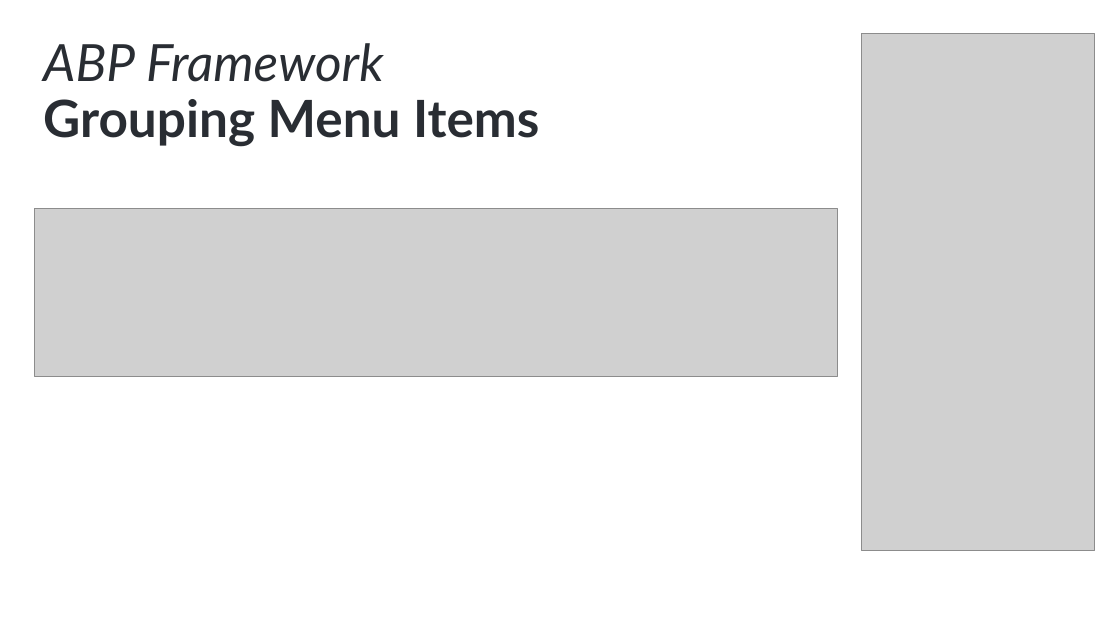
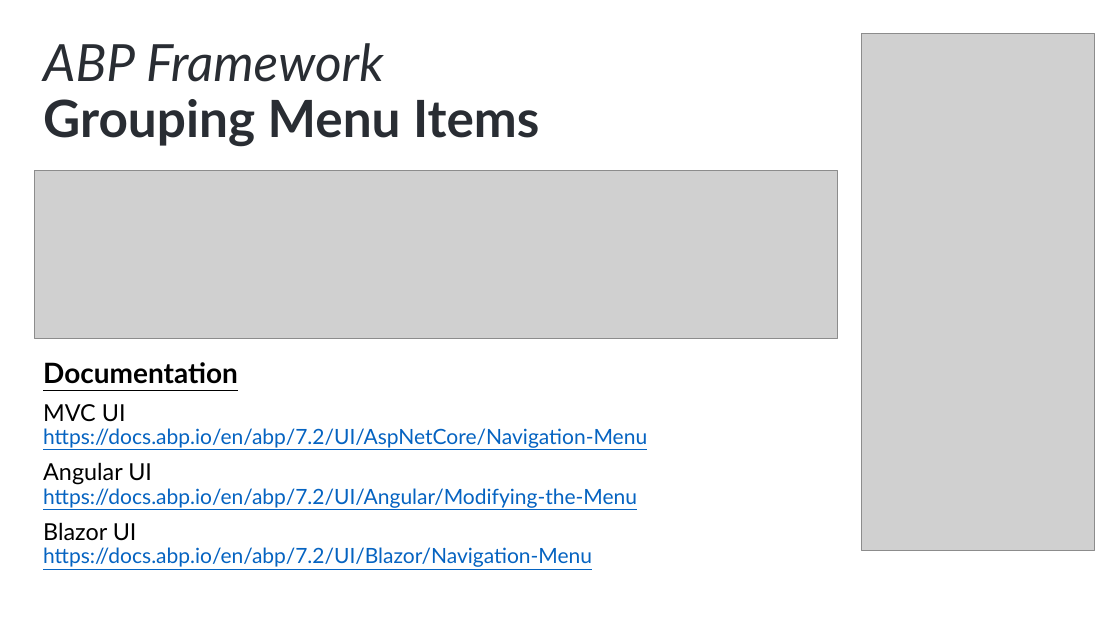
Before and after one commit to hikalkan/presentations, a slide deck: slide 3 of 2023-04-16 ABP Community Talks 2023.3/What is new with ABP 7.2 RC.1.pptx. Drawn at 1120x630 pixels with LibreOffice and Linux fonts; fonts in the diff are those of the drawing; grey boxes stand for pictures; background and template pictures are left out. Boxes give left, top, right and bottom in pixels: in the first picture for what was removed or moved away, otherwise in the second. Text is boxed around its words. In the diff, an @@ line names an element or a change of style, - is before the commit and + after.

```diff
--- a/2023-04-16 ABP Community Talks 2023.3/What is new with ABP 7.2 RC.1.pptx
+++ b/2023-04-16 ABP Community Talks 2023.3/What is new with ABP 7.2 RC.1.pptx
@@ picture: place and size @@
-picture at (34,208,837,376)
+picture at (34,171,837,339)
@@ text added at (43,362,647,567), 18 pt, text #0563C1, underline @@
+Documentation
+MVC UI
+https://docs.abp.io/en/abp/7.2/UI/AspNetCore/Navigation-Menu
+Angular UI
+https://docs.abp.io/en/abp/7.2/UI/Angular/Modifying-the-Menu
+Blazor UI
+https://docs.abp.io/en/abp/7.2/UI/Blazor/Navigation-Menu
```
Also in this commit, not shown: 1 other slide changed.
